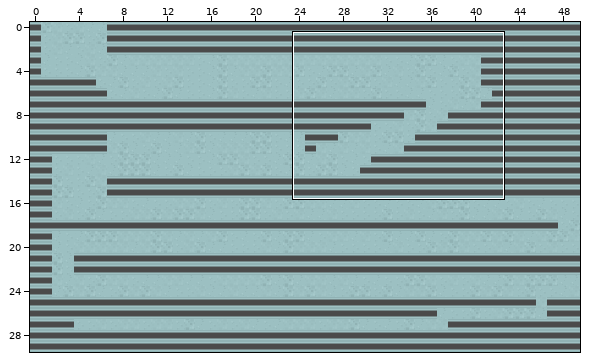
An edit to a level. Tiled map, maps/tutorial.tmx. Above: a wide view before the commit, with the close-up outlined.
Close-up. The starting point:
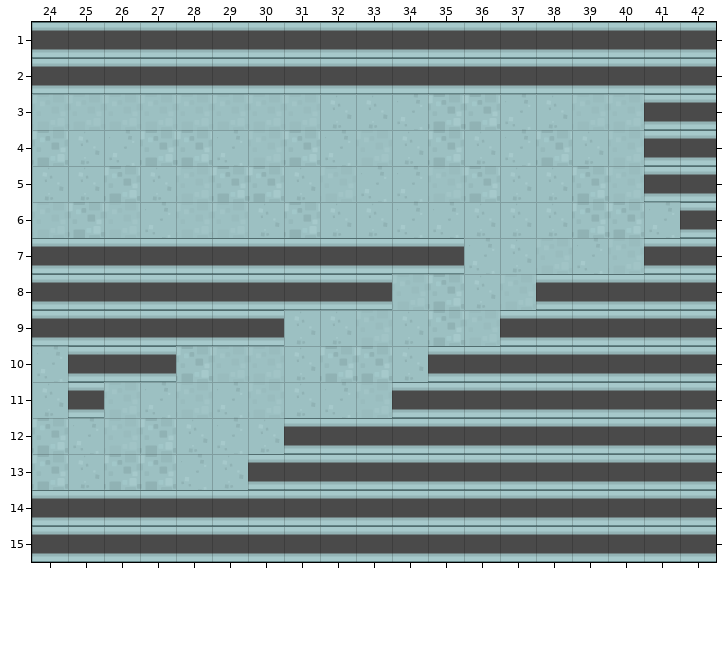
Cells are 64x64 px. Shown: x 24..42, y 1..15. The commit also changed other parts of the map, which this record leaves out.
After the commit:
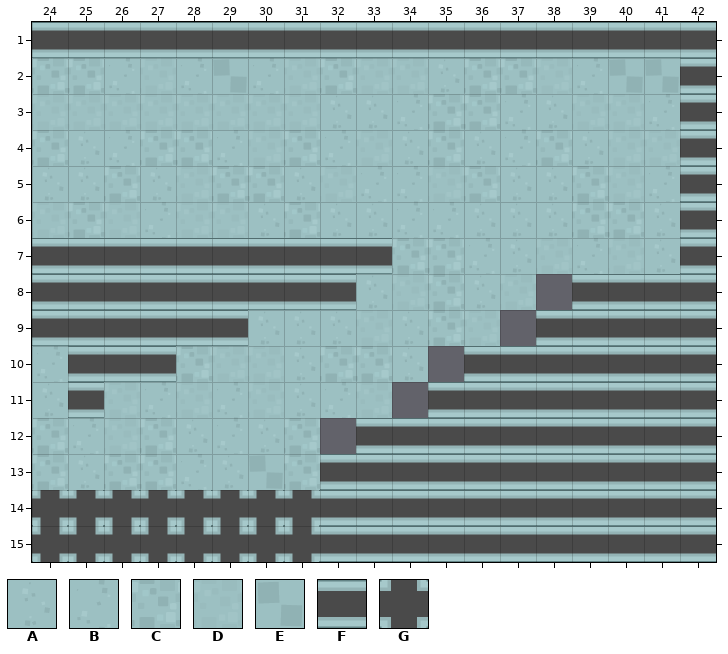
Key: from "kenney_shooter_tiles": A 6, B 7, C 8, D 9, E 10, F 281, G 340.
_ is an empty cell.
Difference:
Layer "floor":
There is now tile A in row 2 at x 35; in row 7 at x 41; in row 8 at x 33; in row 9 at x 30.
There is now tile B in row 2 at x 26, 28, 30 and 39; in row 3 at x 41; in row 5 at x 41.
There is now tile C in row 2 at x 24 to 25, 32 and 36 to 37; in row 7 at x 34 to 35; in rows 12 to 13 at x 31.
There is now tile D in row 2 at x 27, 31, 33 to 34 and 38; in row 4 at x 41.
There is now tile E in row 2 at x 29 and 40 to 41; in row 13 at x 30.
Layer "walls":
The edit turns tile F into tile G in rows 14 to 15 at x 24 to 31.
The edit erases tile F in row 2 at x 24 to 41; in rows 3 to 5 at x 41; in row 7 at x 34 to 35 and 41; in row 8 at x 33 and 38; in row 9 at x 30 and 37; in row 10 at x 35.
The edit erases tile F in row 11 at x 34; in row 12 at x 31 to 32; in row 13 at x 30 to 31.
Where, in picture pixels (left, top, right, bottom), the same in both close-ups:
changed: (32, 58, 680, 202)
changed: (356, 238, 464, 310)
changed: (644, 238, 680, 274)
removed: (500, 274, 572, 346)
changed: (248, 310, 284, 346)
removed: (392, 346, 464, 418)
changed: (33, 418, 356, 562)
